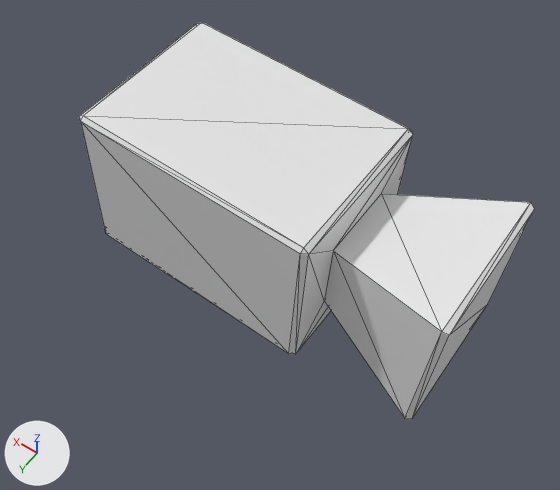
An edit to the glTF model Editor/resources/Models/Camera.gltf, drawn before and after from the same camera.
One viewpoint serves both versions: a camera (50 mm lens) standing at (-0.0982, 0.1372, 0.194) and looking at (-0.0107, 0.0147, 0.0016). Every picture has the same lights, and +X, +Y and +Z are marked at lower left. Mesh edges are drawn as thin lines. Vertices at the same position are counted once.
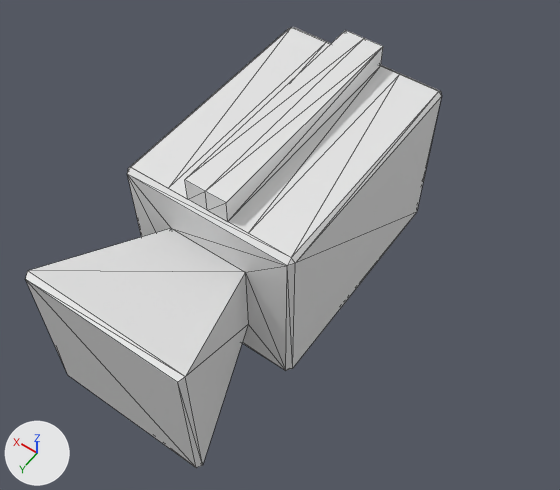
Boxes [x1, y1, x2, y2] around the edits, measured in the pictures (560 x 490 px):
'Cube', reshaped, moved, turned
    before: [79, 22, 534, 419]
    after: [26, 27, 442, 468]
part 1 of me_cube_001, built on
    before: [83, 22, 408, 248]
    after: [132, 27, 438, 258]

What changed in the scene script:
```text
Change me_cube_001:
    used by ob_cube; location = (0.0077, 0.0, 0.0); rotation_euler = (0.0, -0.0556, 0.0), in degrees (0, -3.2, 0); scale = (0.213, 0.149, 0.149)
    remove me_cube_001.from_pydata(...)  # 36 vertices, 68 faces; spans x -0.371..0.229, y -0.2..0.2, z -0.2..0.2
    add me_cube_001.from_pydata(...)  # 52 vertices, 90 faces; spans x -0.371..0.229, y -0.2..0.2, z -0.2..0.253
    me_cube_001 part 1
    2 faces are deleted
    9 vertices are added at x -0.162..0.22, y -0.096..0.096, z 0.2..0.253
    7 new vertices lie (0.382, 0.0, 0.0) away from vertices in x -0.162, y -0.096..0.096, z 0.2..0.253
    24 new faces join them
Change ob_cube:
    ob_cube.location: (0.0077, 0.0, 0.0) -> (0.0, 0.0, 0.0)
    ob_cube.rotation_euler: (0.0, -0.0556, 0.0) -> (0.0, 0.0, -1.571)  # degrees (0, -3.2, 0) -> degrees (0, 0, -90)
```
